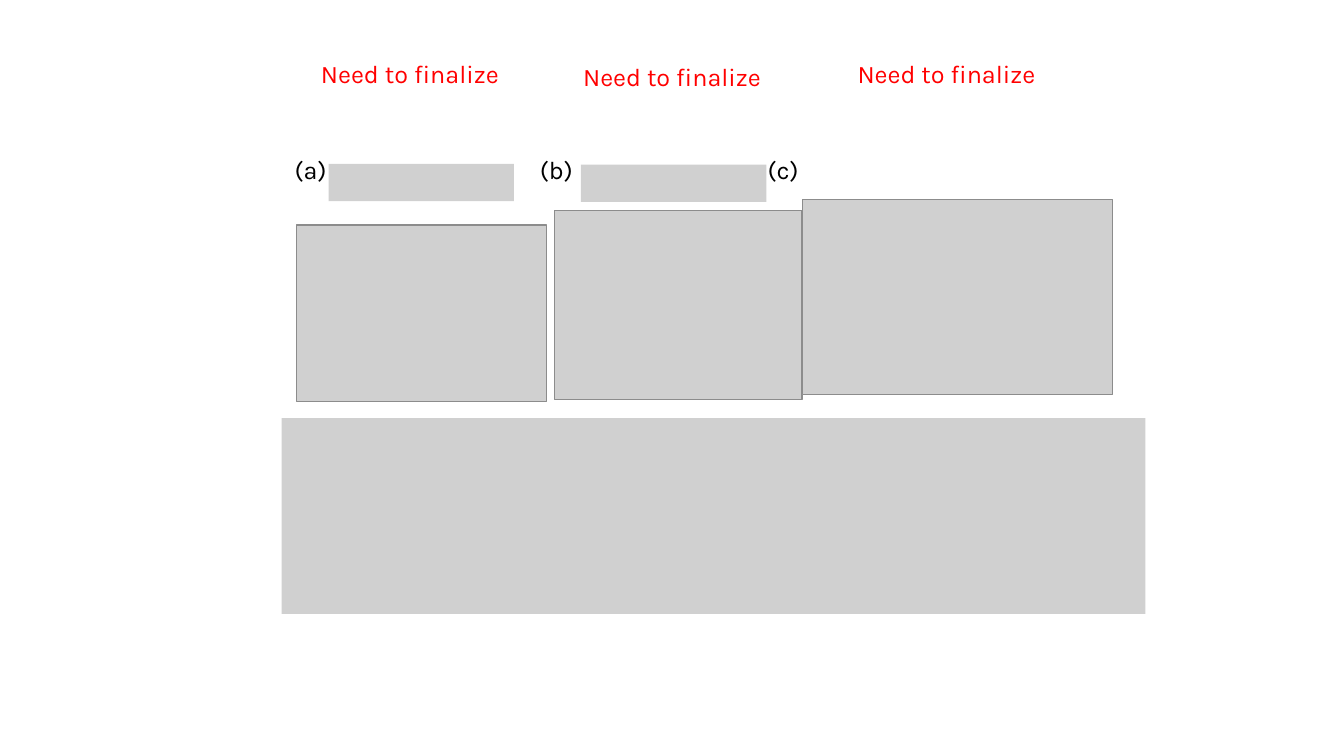
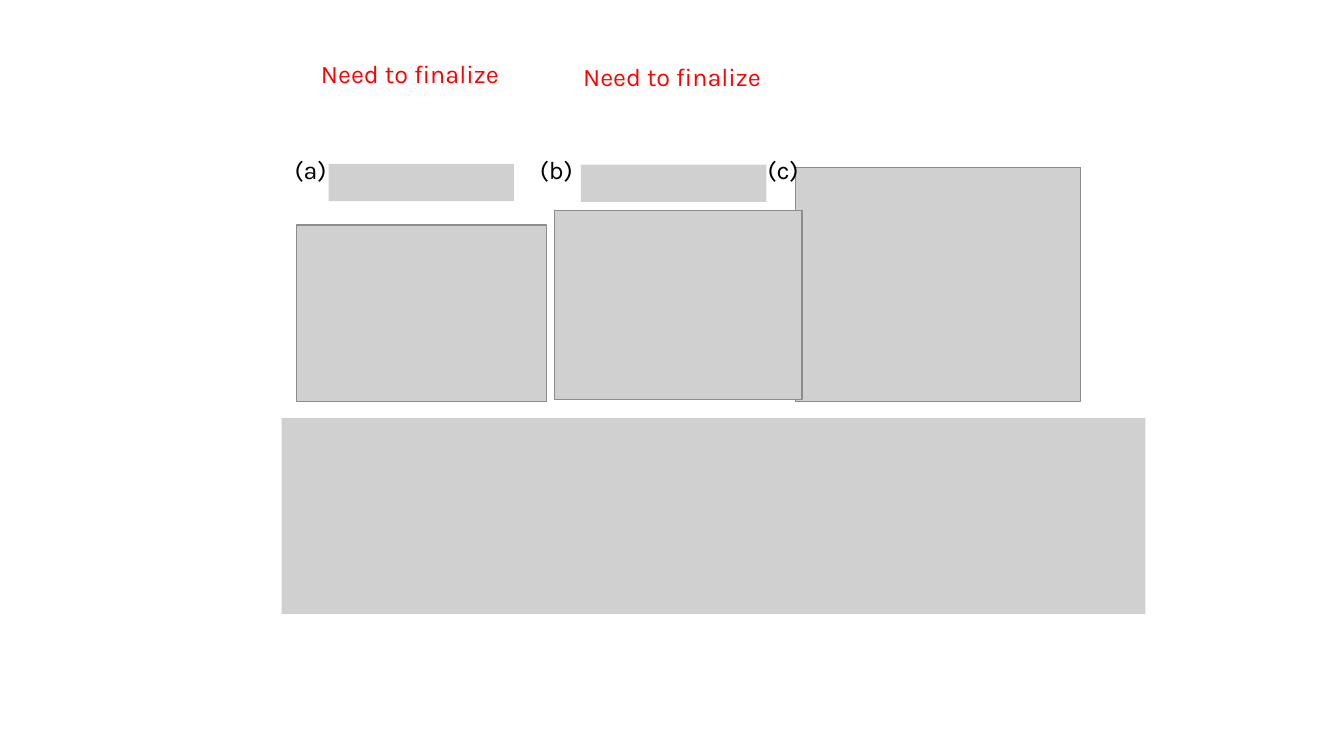
Before and after one commit to tyokokur/presentations, a slide deck: slide 2 of SYSG3_paper.pptx. Drawn at 1344x756 pixels with LibreOffice and Linux fonts; fonts in the diff are those of the drawing; grey boxes stand for pictures. Boxes give left, top, right and bottom in pixels: in the first picture for what was removed or moved away, otherwise in the second. Text is boxed around its words. In the diff, an @@ line names an element or a change of style, - is before the commit and + after.

```diff
--- a/SYSG3_paper.pptx
+++ b/SYSG3_paper.pptx
@@ text removed at bbox=[858, 65, 1036, 84] @@
-Need to finalize
@@ picture: place and size @@
-picture at bbox=[803, 200, 1113, 395]
+picture at bbox=[797, 167, 1081, 402]
```
Also in this commit, not shown: 4 other slides changed.
